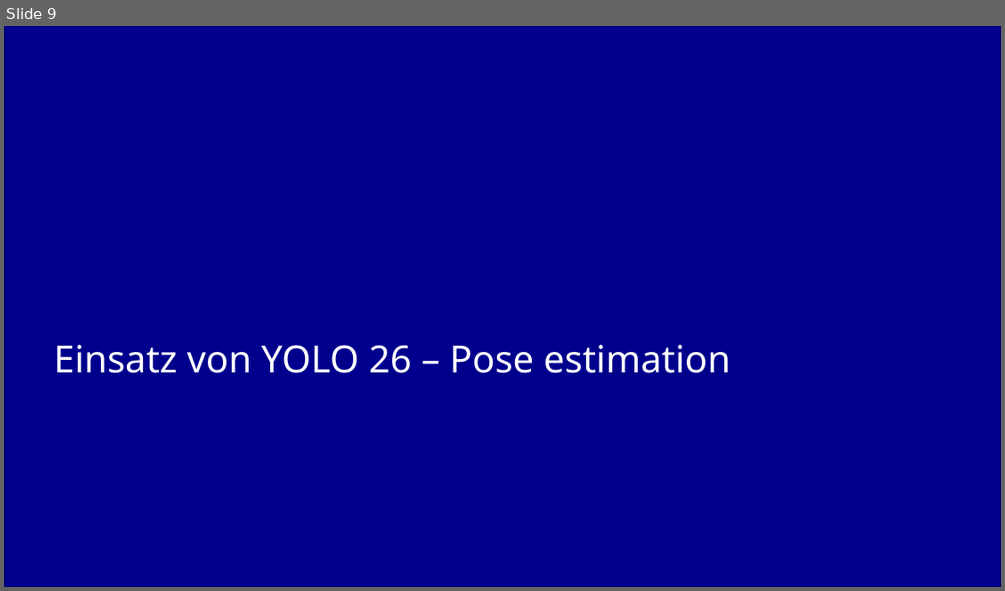
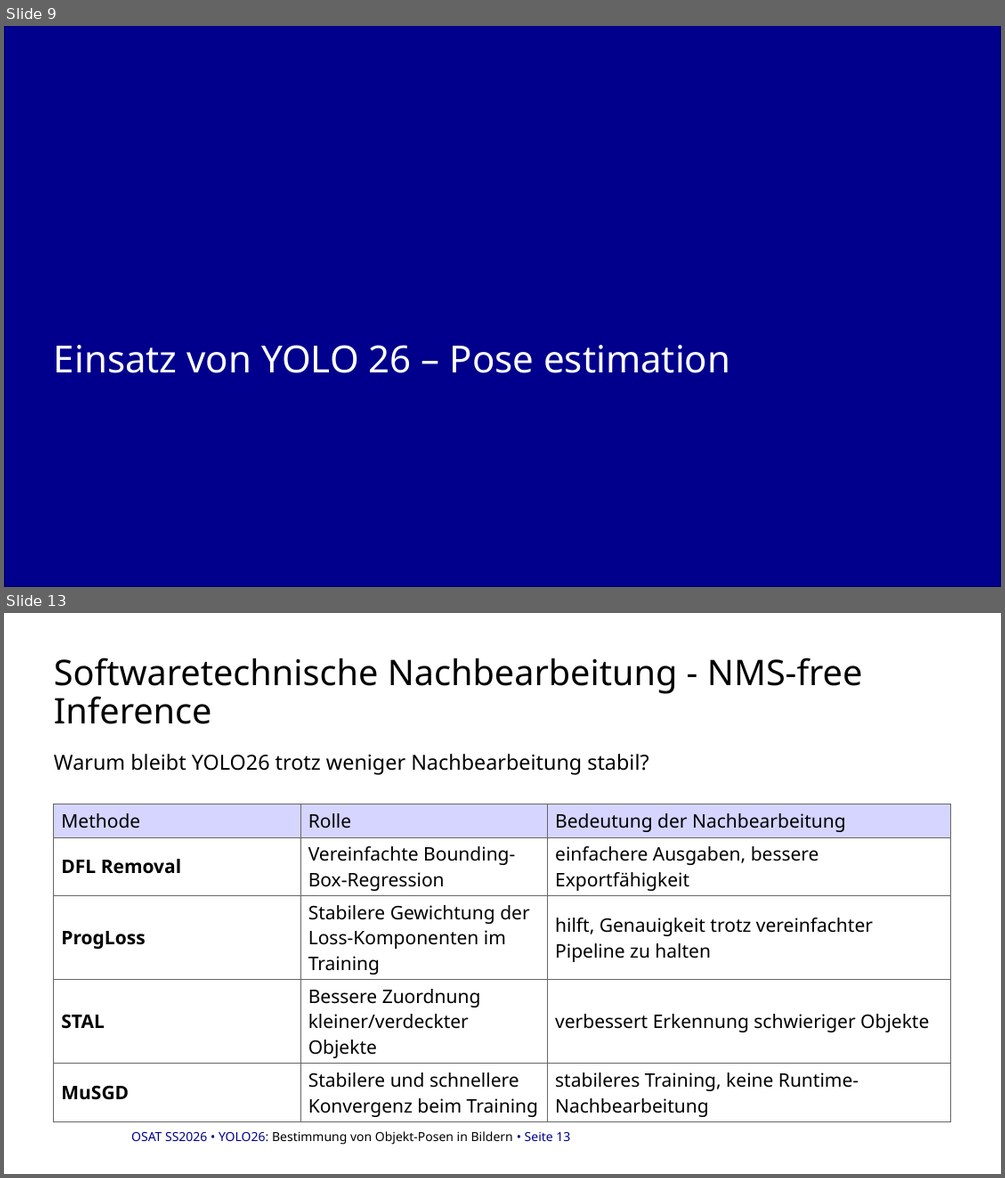
Before and after one commit to danhcon123/yolo_pose_estimation, a slide deck: docu/Zwischen Präsentation.pptx. Shown one above the other, each under a label of ours: slide 9 before the commit, slides 9 and 13 after it; the slides between them are not shown. The pictures are 1005x591 and 1005x1178 pixels, drawn with LibreOffice and Linux fonts; fonts in the diff are those of the drawing; background and template pictures are left out. Boxes give left, top, right and bottom in pixels: in the first picture for what was removed or moved away, otherwise in the second. Text is boxed around its words. In the diff, an @@ line names an element or a change of style, - is before the commit and + after.

Commit message:
Folie für softwaretechnische Nachbearbeitung

```diff
--- a/docu/Zwischen Präsentation.pptx
+++ b/docu/Zwischen Präsentation.pptx
@@ slide 13 added at [4, 613, 1001, 1174], background #FFFFFF @@
@@ title added at [54, 657, 862, 724], 34 pt, text #000000 @@
+Softwaretechnische Nachbearbeitung - NMS-free Inference
@@ text added at [54, 754, 648, 775], 20 pt, text #000000 @@
+Warum bleibt YOLO26 trotz weniger Nachbearbeitung stabil?
@@ table added at [54, 804, 951, 1120], 5 rows, 3 columns @@
+Methode | Rolle | Bedeutung der Nachbearbeitung
+DFL Removal | Vereinfachte Bounding-Box-Regression | einfachere Ausgaben, bessere Exportfähigkeit
+ProgLoss | Stabilere Gewichtung der Loss-Komponenten im Training | hilft, Genauigkeit trotz vereinfachter Pipeline zu halten
+STAL | Bessere Zuordnung kleiner/verdeckter Objekte | verbessert Erkennung schwieriger Objekte
+MuSGD | Stabilere und schnellere Konvergenz beim Training | stabileres Training, keine Runtime-Nachbearbeitung
@@ table added at [54, 916, 952, 947], 1 rows, 1 columns @@
+
@@ text added at [131, 1131, 570, 1144], 12 pt, text #000000 @@
+OSAT SS2026 • YOLO26: Bestimmung von Objekt-Posen in Bildern • Seite 13
```
Also in this commit, not shown: 6 slides changed, 6 other slides added, 3 slides removed, 1 other file.
